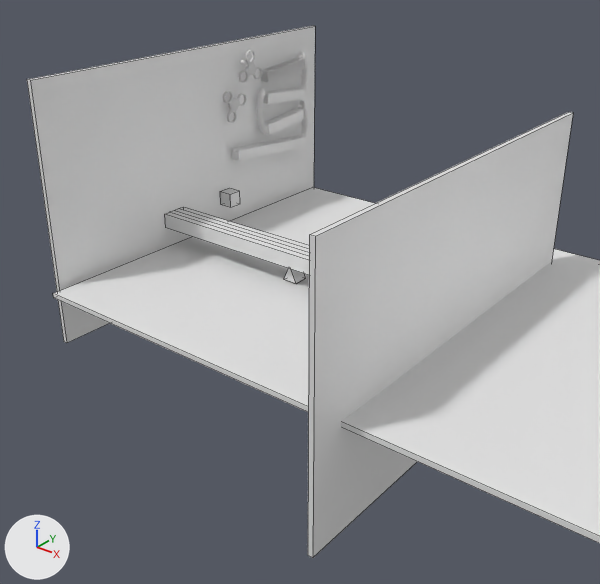
What one commit did to the Blender file spinner.blend.
Camera for both pictures: a camera (50 mm lens) standing at (81.8, -90.6, 25.3) and looking at (22.6, -16.7, -20.5). Arrows for +X, +Y and +Z are at lower left; the lights stay in place. Mesh edges are drawn as thin lines on the coarser meshes.

The scene before the commit, as lines of its bpy script (objects in view):
```python
me_cube_002 = bpy.data.meshes.new('Cube.002')
me_cube_002.from_pydata(...)  # 20 vertices, 18 faces; spans x -1.0..1.0, y -1.0..1.0, z -1.0..1.0
me_cube_003 = bpy.data.meshes.new('Cube.003')
me_cube_003.from_pydata([(-1.0, -1.0, -1.0), (-0.1, -1.0, 1.0), (-1.0, 1.0, -1.0), (-0.1, 1.0, 1.0), (1.0, -1.0, -1.0), (0.1, -1.0, 1.0), (1.0, 1.0, -1.0), (0.1, 1.0, 1.0)], [], [(0, 1, 3, 2), (2, 3, 7, 6), (6, 7, 5, 4), (4, 5, 1, 0), (2, 6, 4, 0), (7, 3, 1, 5)])
me_plane_006 = bpy.data.meshes.new('Plane.006')
me_plane_006.from_pydata(...)  # a box spanning x -1.0..1.0, y -1.0..1.0, z -0.63..0.0
me_plane_009 = bpy.data.meshes.new('Plane.009')
me_plane_009.from_pydata(...)  # 34 vertices, 32 faces; spans x -1.0..1.69, y -1.0..1.0, z -0.31..0.31
ob_cube_001 = bpy.data.objects.new('Cube.001', me_cube_002)
ob_cube_001.location = (21.4, -16.2, -16.0)
ob_cube_001.scale = (-21.6, 1.81, 1.0)
ob_cube_002 = bpy.data.objects.new('Cube.002', me_cube_003)
ob_cube_002.location = (21.4, -16.2, -18.2)
ob_plane_002 = bpy.data.objects.new('Plane.002', me_plane_009)
ob_plane_002.location = (0.7, 3.2, -10.4)
ob_plane_002.rotation_euler = (1.571, 1.658, 1.571)  # degrees (90, 95, 90)
ob_plane_002.scale = (-0.559, 7.65, 2.12)
ob_plane_005 = bpy.data.objects.new('Plane.005', me_plane_006)
ob_plane_005.location = (44.3, -16.0, -16.3)
ob_plane_005.rotation_euler = (0.0, 1.571, 0.0)  # degrees (0, 90, 0)
ob_plane_005.scale = (16.8, 25.9, 1.0)
# also in view: 'Plane' at (-0.6, -10.2, -10.6); 'Plane.008' at (60.8, -11.8, -19.7)
```
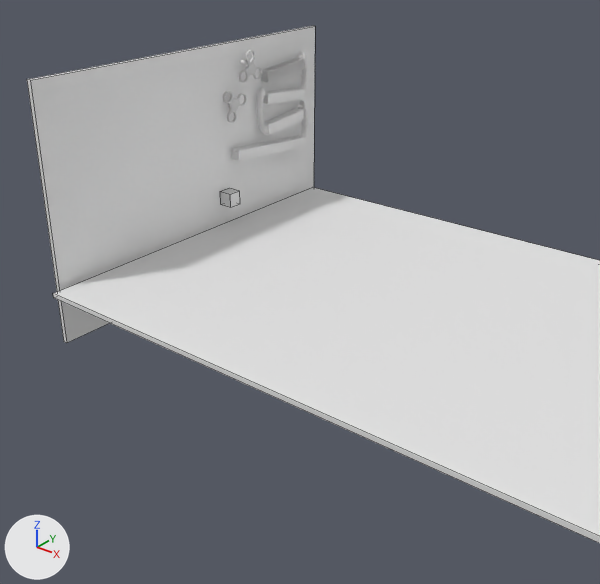
Changed parts and their boxes [x1, y1, x2, y2] in the pictures (600 x 584 px):
```json
{"object": "Plane.005", "change": "deleted", "before": [308, 112, 573, 558]}
{"object": "Cube.001", "change": "deleted", "before": [165, 207, 309, 275]}
{"object": "Cube.002", "change": "deleted", "before": [284, 268, 306, 283]}
```

Scene script edits in JSON lines:
```json
{"op": "remove", "block": "ob_plane_005", "code": ["ob_plane_005 = bpy.data.objects.new('Plane.005', me_plane_006)", "ob_plane_005.location = (44.3, -16.0, -16.3)", "ob_plane_005.rotation_euler = (0.0, 1.571, 0.0)  # degrees (0, 90, 0)", "ob_plane_005.scale = (16.8, 25.9, 1.0)"]}
{"op": "remove", "block": "ob_cube_001", "code": ["ob_cube_001 = bpy.data.objects.new('Cube.001', me_cube_002)", "ob_cube_001.location = (21.4, -16.2, -16.0)", "ob_cube_001.scale = (-21.6, 1.81, 1.0)"]}
{"op": "remove", "block": "ob_cube_002", "code": ["ob_cube_002 = bpy.data.objects.new('Cube.002', me_cube_003)", "ob_cube_002.location = (21.4, -16.2, -18.2)"]}
```
